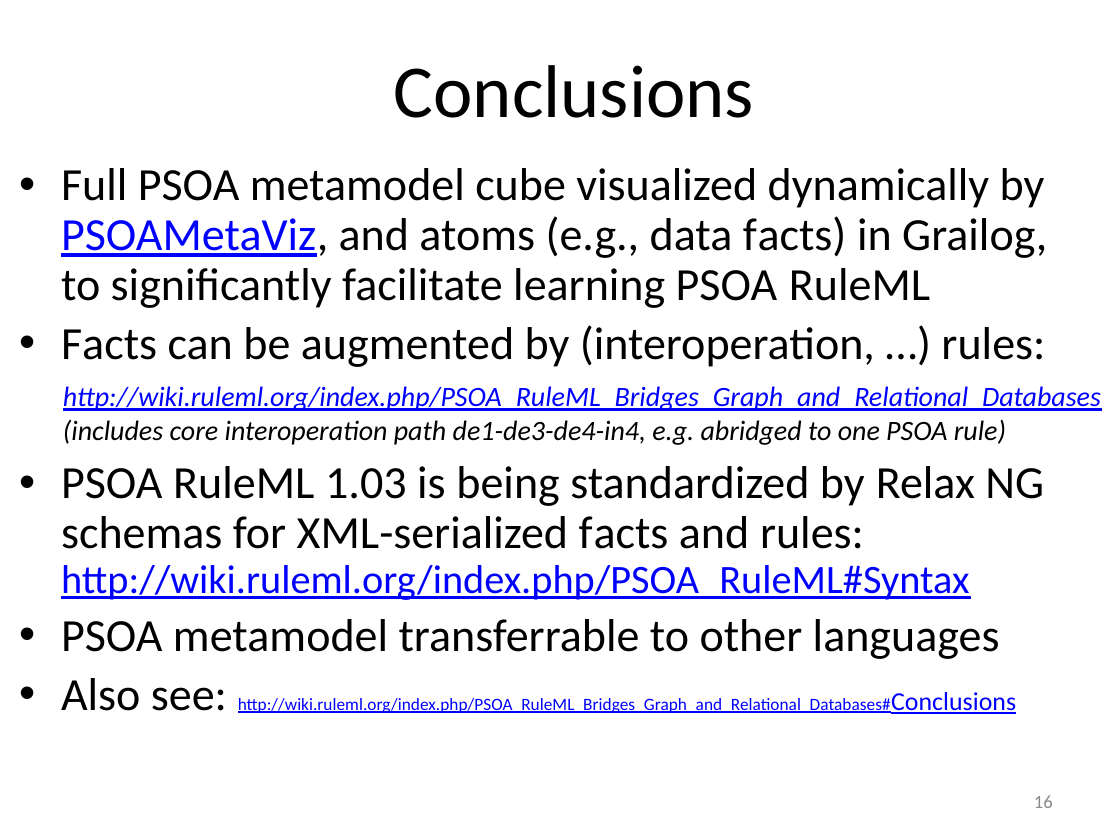
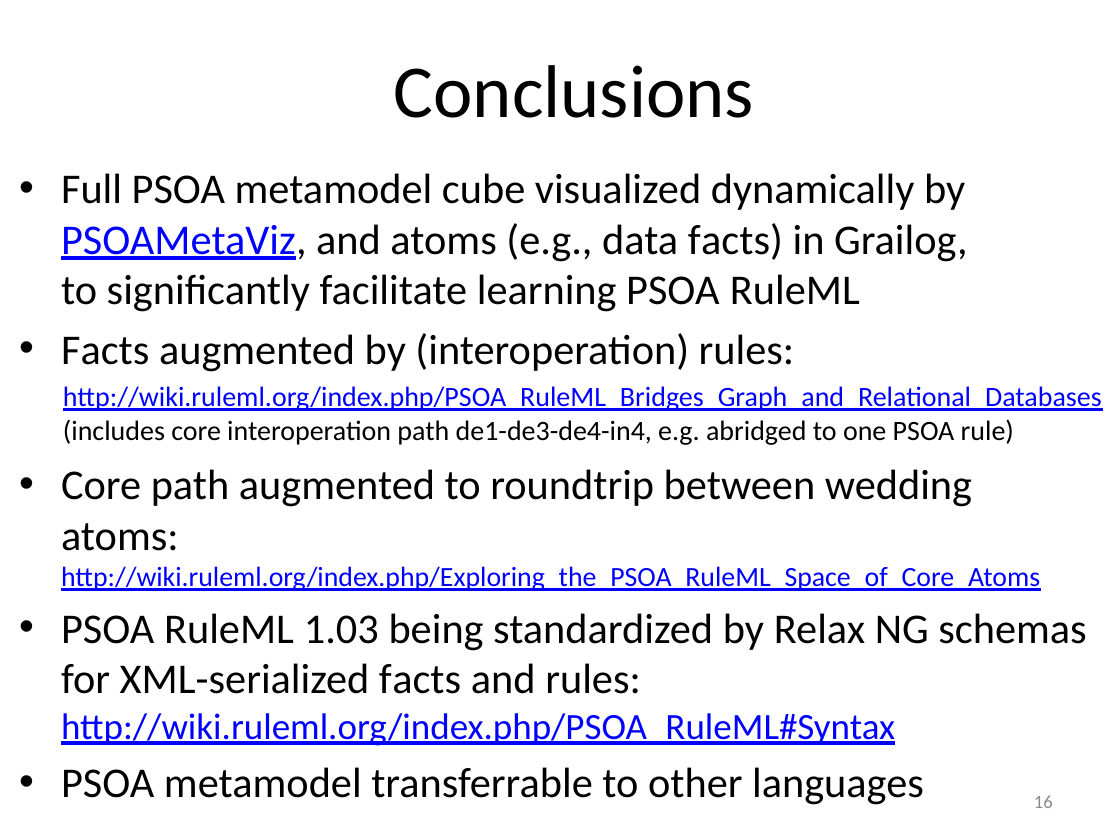
Before and after one commit to RuleML/ruleml-website, a slide deck: slide 16 of talks/PSOAMetamodelGrailogWedding.pptx. Drawn at 1120x840 pixels with LibreOffice and Linux fonts; fonts in the diff are those of the drawing. Boxes give left, top, right and bottom in pixels: in the first picture for what was removed or moved away, otherwise in the second. Text is boxed around its words. In the diff, an @@ line names an element or a change of style, - is before the commit and + after.

```diff
--- a/talks/PSOAMetamodelGrailogWedding.pptx
+++ b/talks/PSOAMetamodelGrailogWedding.pptx
@@ text at [61, 173, 968, 805]: size 29.6 to 27.2 pt in "Full PSOA metamodel cube visualized dynamically by ...", "PSOA metamodel transferrable to other languages"; line spacing 0.9 to 1 @@
@@ text at [61, 333, 1086, 746]: text changed; size 29.6 to 27.2 pt @@
-• Facts can be augmented by (interoperation, …) rules:
-• PSOA RuleML 1.03 is being standardized by Relax NG schemas for XML-serialized facts and rules: http://wiki.ruleml.org/index.php/PSOA_RuleML#Syntax
+• Facts augmented by (interoperation) rules:
+• Core path augmented to roundtrip between wedding atoms:
+  http://wiki.ruleml.org/index.php/Exploring_the_PSOA_RuleML_Space_of_Core_Atoms
+• PSOA RuleML 1.03 being standardized by Relax NG schemas for XML-serialized facts and rules: http://wiki.ruleml.org/index.php/PSOA_RuleML#Syntax
@@ text "http://wiki.ruleml.org/index.php/PSOA_RuleML_Bridges_Graph_a ..." at [63, 386, 1102, 445]: italic off @@
@@ text at [61, 678, 891, 713]: paragraph removed @@
-• Also see: http://wiki.ruleml.org/index.php/PSOA_RuleML_Bridges_Graph_and_Relational_Databases#Conclusions
```
Also in this commit, not shown: 3 other slides changed, 1 other file.
